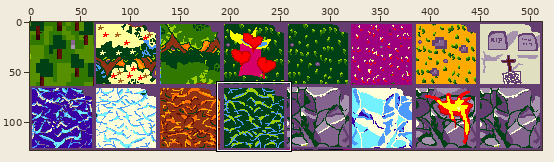
Sprite sheet -- graphics/tileset4.png. Above: a wide view before the commit, with the close-up outlined.
Close-up. Old version:
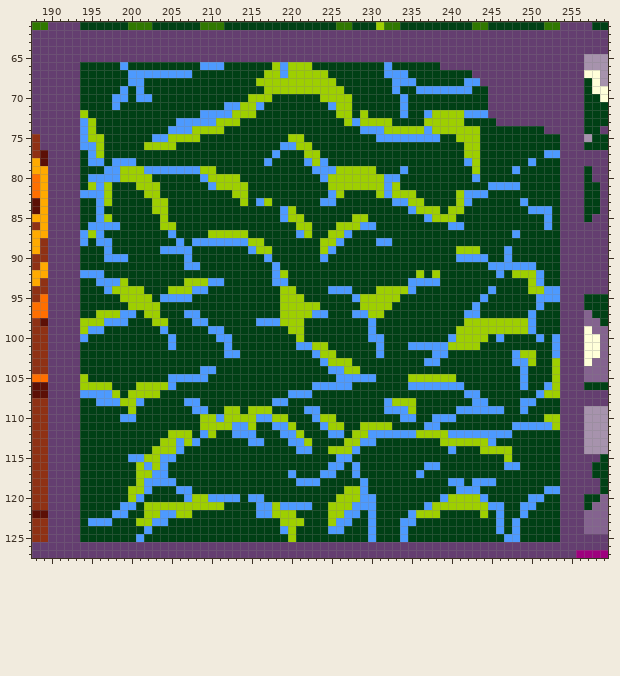
The file is 512x128 pixels. Shown: x 188..259, y 61..127.
The result:
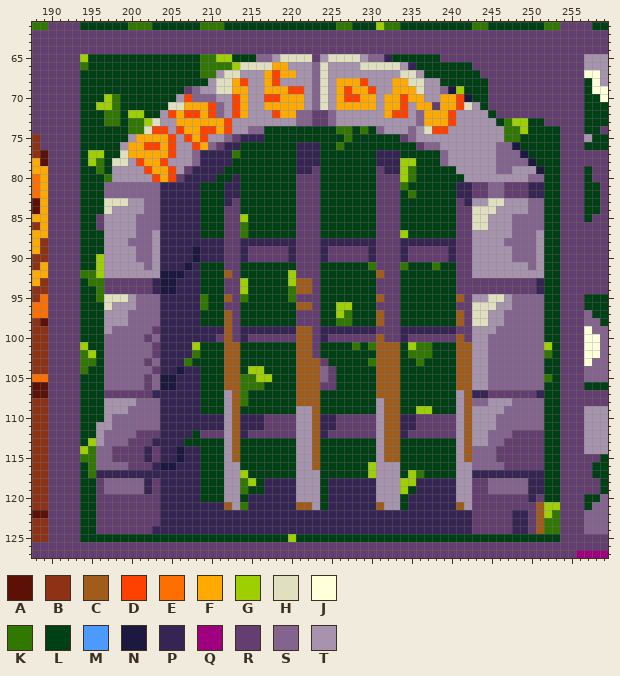
Palette (. is transparent): A #5c1006  B #8f3114  C #a15b1a  D #ff4100  E #ff6f00  F #ffaa00  G #9ecf00  H #e0dfbf  J #ffffd9  K #307800  L #004015  M #4d9aff  N #1d1840  P #362554  Q #9e007e  R #643e70  S #84638f  T #a793ad
What changed:
Changed rows in their new state; - is an unchanged pixel.
first column x 194:
 65 GLLLLLLLLLLLLLLKKGGLLLSSTHHHH-THHHHTSSPLLLLLL---------------
 66 K----L---------KKKKGHHHHFFTTTSHTTTTHHHHHTP---LLLL-----------
 67 ------LLLLLLLL-KKTHHTTTFDFFTTSHTTTTTTTTTHHT------L----------
 68 ------LL--------THHFDTTFDTTTTSHTFFFDTTTFFHHTT---LLL---------
 69 -----L-L-----RSTTHHFFTTFFFDDTSHTFDFFDTTFFFHTTSNGL-----------
 70 ---GKL-LL---TDSSSTTDFTTDDFFFTSHTFDDFFTFFDFFTTFFDN-----------
 71 --GGK------HHFFFDSTDFTTFFFFFTSHTFFFFFTFFDTFFRFFDHT----------
 72 L--KK-GG--TDFDDFDSTDFTTTDFFSSRRSTTTTTTFDDTSFFFDTTTTL--------
 73 LL-KK-KKGHTTFFFFFFDTTTTTTTTSSRRSTTTTTTTTTTSFFFDTTTTTLKGGLL--
 74 LL----KKHDDTDFFDDFDTTSS---------KK-KLSTTTSTHDDTTTTTTTKKG--LL
 75 LLL---TFFFFDTDFDTTSRPPP---LL-----K---LLLRSTTTTTTTTTTTKK-----
 76 LLL--TFFDDFDTTDFSRPP-----LLPPP--K---------RSSTTTTTTTSSN-----
 77 -G---HFFFFFDTTSPPPPK----L--PPP-------PPP-----STTTTTTSSSN--LL
 78 -GK-HHTDFFDTTTSPPPP----L---PPPL------PPPGG---STTTTTTSSSSN---
 79 --KLTTTTDFFDTRPPPP---------PPRLLLLLLLRPPGK-----TTTTTSSTTTN--
 80 -LLKTTTTTDFDRPPPPLLP-------RRRLLLLLLLRRRGK------TTTTTTTTSS--
 81 -LLSSSSSSSPPPPP-LLPPL------RRR-LLLLLLRRRK------PPRRSSRRRPP--
 82 LLLSSSSSSSPPPPP---PPL------RRR-LL----RRRLK-----PPRRSSRRRPP--
 83 --LHHHTTSSPPPPP---PRL-LL---RRRLL-----RRRLLL----RPTTHHTTTSS--
 84 --LHTTTTSSPPPPP---RR-----LLRRR-------RRR-LLLL-LRRHHHTTTTSSL-
 85 --RTTTTSSSPPPPP---RRG----LLRRR----LL-RRR---LLLLRRHHTTTSSSSL-
 86 -LRTTTTSSSPPPPP---RRK------RRR--LLLLLRRR------LRRHHTTTSSSSL-
 87 LLLTTTTSSTPPPPP-LLRRK------RRR-LLL---RRRG------RRTTTTTSSST--
 88 L-LTTTSSSTPPPPPPPPRRPPPPPPPRRRPPPPPPPRRRPPPPPPPRRTTTTSSSST--
 89 ---TTTTSSTPPPPNPPPRRPRRRRRPRRRPRRRRRPRRRPRRRRRPRRTTTTTSSST--
 90 --GTTTTSSTPPPPNPPPRRPRRRRRPRRRPRRRRRPRRRPRRRRRPRRTTTTTSSST--
 91 --GTTTTTSTPPPNP---RR----L--RRR------KRRRK---K--RRTTTTTTTST--
 92 KKGTTTTTTTNNNPP---CR----LLGRRR-------CRR--L-L--RRTTTTTTTTT--
 93 -KKRRRRRRPNNPPPLLLRRG---LLGCCR-------RRR-LLLL--RRRRRRRRRRP--
 94 --KRRRRRRPNNPPPL--RRG----LKCCR-LLL---RRRLL-----RRRRRRRRRRPLL
 95 --KHHHTSSSPPPPPK--CRK----LKRRR----LLLCRR-------CRTTHHTSSSSLL
 96 ---HTTTSSSPPPPPK--RR-----LLCCR--GG-LLRRR-------RRHHHTTSSSS--
 97 --LTTTSSSSPPPPP---CR-----LLRRRL-GKLLLCRR-------CRHHTTSSSSS--
 98 LLLTTTSSSSPPPPPL--CR--LLLLLRRR--KK--LCRR-------CRHHTTSSSSS--
 99 LLLTSSSSSRPPPPPPPPCRPPPPPPPCCRPPPPPPPRRRPPPPPPPRRTTTSSSSSS--
100 L--SSSSSRSPPPPPPPRCRPRRRRRRCCRPRRRRRRCRRPRRRRRRCRTTSSSSSSS-L
101 G--SSSSSSRPPPPG---CC-------CCRL---K-KCCC-GKKLLLCCTTSSSSSSSGL
102 KG-SSSSSSRPPPPK---CC-------CCRLL-----CCC-KKKLL-CCTTSSSSSSSKL
103 KK-SSSSSRSPPPK----CC-------CCCRLLL--KCCC--KLL--CCTTSSSSSSS-L
104 K--SSSSSSRPPNPPLL-CC-GG----CCCSRLLL--CCC-------CCTTSSSSSSS-L
105 L--SSSSSRSNNPPPL--CCKKGG---CCCSRLLLLLCCC-LLLLLLCCTTSSSSSSSKL
106 LLLSSSSSRSNNPPP---CCKKK----CCCRRLL---CCC-LLLLLLCCTTSSSSSSSLL
107 LLLRRRRRRPPPPPP---TCK-----LCCC-------CCC-------TCPPRRRRRRPLL
108 --LTTTTSSSPPPPP---TCK---LL-CCC-------TCCLL-----TCSSTTTSSSS--
109 ---TTTSSSSPPPPPL--TC-LLL---TTC-------TCCLLGG---TCTTTTSSSSS--
110 ---TSSSSSSPPPPPPPPTCPPPRRRRTTCPPRRRRRTCCPPRRRRRTCTTTSSSSSSLL
111 --TTSSSSSSPPPPPPPPTCPPPRRRRTTCPPRRRRRTCCPPRRRRRTCTTTSSSSSSLL
112 --TSSSSRRRPPPP-RRRTCPRRRRRRTTCPRRRRRRTCCPRRRRRRTCTTSSSRRRR--
113 -GTSSSRRRPPPPLL---TC-LL---LTTC---LLLLTCC-----LLTCTTSSRRRRR--
114 GKSSRRRRPRPPNPP---TC-------TTC-LLLL--TCC------LTCSSSRRRRRR--
115 KKSSRRRRPRPPNPP---TC-------TTC--LL---TCC-------TCSSSRRRRRR--
116 -KSSSSRRRPNNPPP---TT-------TTC-LL-L-GTTT---LL--TTSSSSRRRRR--
117 -KPPPPPPPPPPPPP---TTG-----LTTTLL--L-GTTT-GK----TTPPPPPPPPP--
118 --RSSSSSPRPPPPP---TTKG-PPPPTTT-PPPPPPTTTGGPPPPPTTRRSSSSSPP--
119 --RSSSSSPRPPPPP---TTK--PPPPTTT-PPPPPPTTTG-PPPPPTTRRSSSSSPPLL
120 --RRRRRRRRPPPPPLLLTT-PPPPPPTTT-PPPPPPTTT-PPPPPPTTRRRRRRRPR--
121 --RRRRRRRRPPPPPPPPCTKPPPPPPCCT-PPPPPPCTT-PPPPPPCTRRRRRRRRCGG
122 --RRRRRRRRPPPPPPPPPPPPPPPPPPPPPPPPPPPPPPPPPPPPPPPRRRRRPPRCGK
123 -LRRRRRRRRPPPPPPPPPPPPPPPPPPPPPPPPPPPPPPPPPPPPPPPRRRRRPPRCKK
124 --RRRRRRRPPPPPPPPPPPPPPPPPPPPPPPPPPPPPPPPPPPPPPPPRRRRRPPRCKK
125 -------L----------------------------L---L------------LL-----
